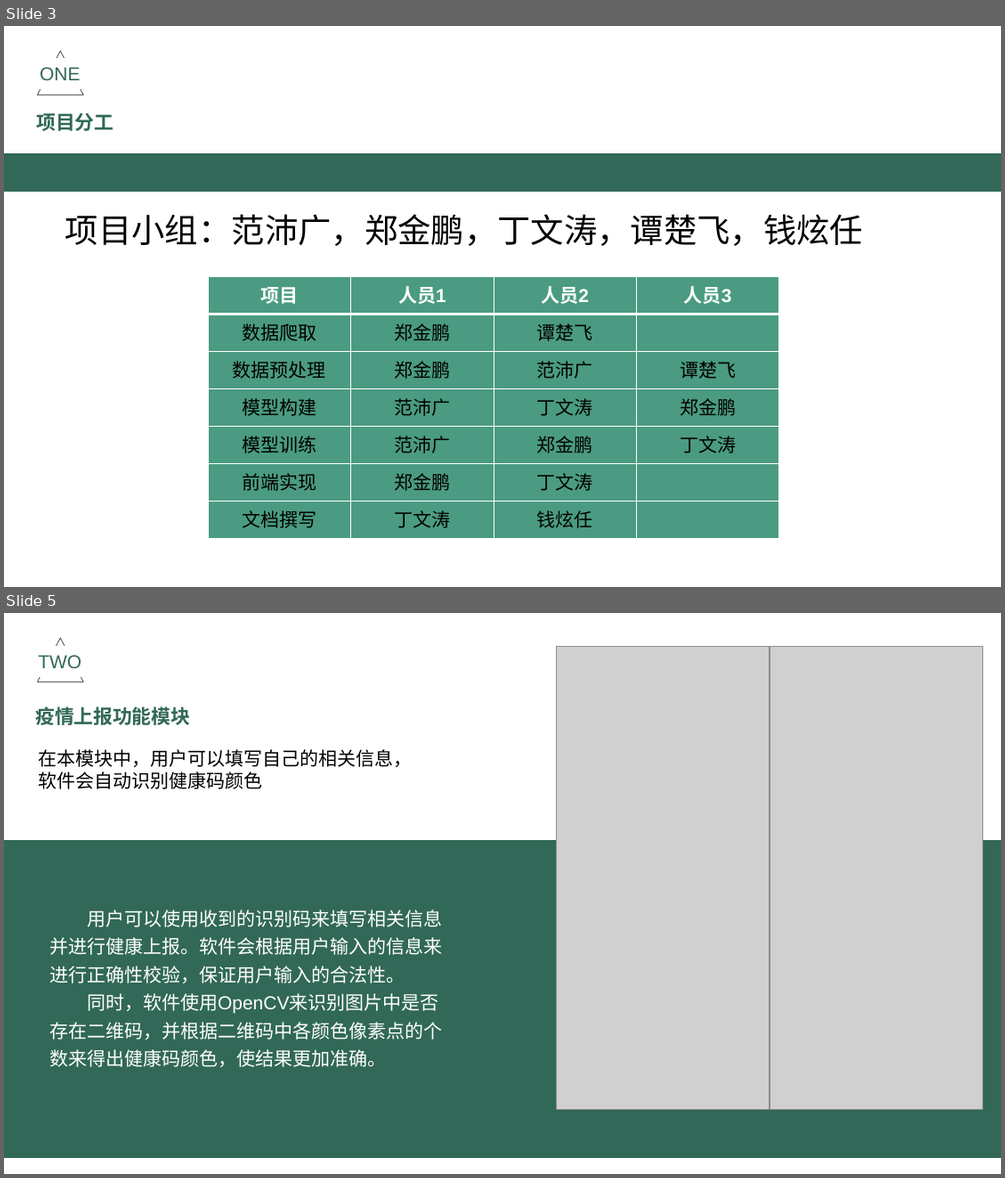
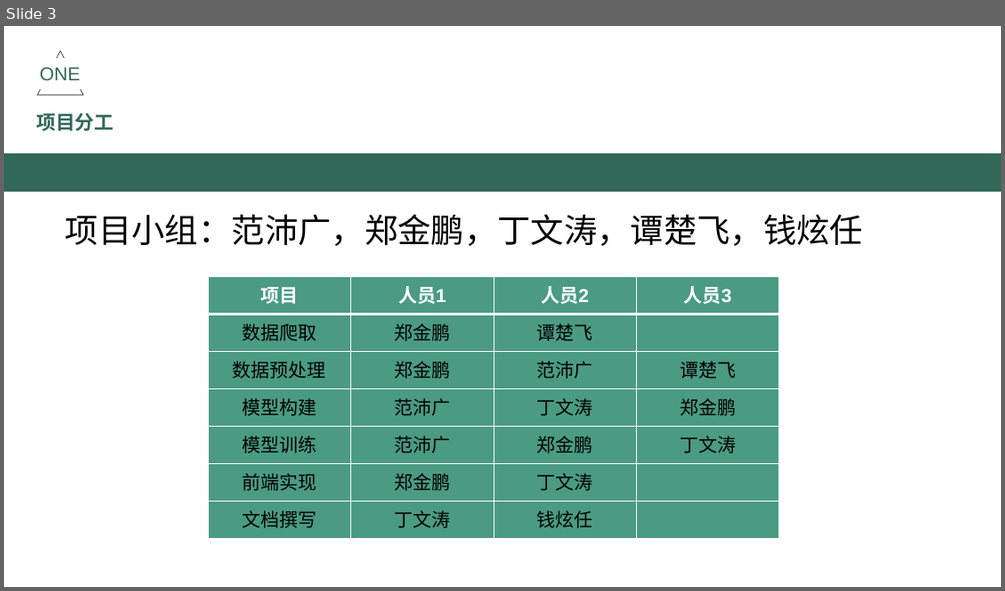
Before and after one commit to zh-jp/flower-recognition, a slide deck: 答辩PPT.pptx. Shown one above the other, each under a label of ours: slides 3 and 5 before the commit, slide 3 after it; the slides between them are not shown. The pictures are 1005x1178 and 1005x591 pixels, drawn with LibreOffice and Linux fonts; fonts in the diff are those of the drawing; grey boxes stand for pictures. Boxes give left, top, right and bottom in pixels: in the first picture for what was removed or moved away, otherwise in the second. Text is boxed around its words. In the diff, an @@ line names an element or a change of style, - is before the commit and + after.

```diff
--- a/答辩PPT.pptx
+++ b/答辩PPT.pptx
@@ slide 5 removed at [4, 613, 1001, 1174], background #FFFFFF @@
@@ triangle removed at [38, 638, 83, 682] @@
@@ rectangle removed at [31, 647, 90, 676] @@
-TWO
@@ picture removed at [556, 647, 769, 1110] @@
@@ picture removed at [769, 647, 984, 1110] @@
@@ text removed at [35, 706, 190, 725] @@
-疫情上报功能模块
@@ text removed at [38, 749, 412, 789] @@
-在本模块中，用户可以填写自己的相关信息，
-软件会自动识别健康码颜色
@@ rectangle removed at [4, 840, 1001, 1157] @@
@@ text removed at [49, 909, 442, 1067] @@
-用户可以使用收到的识别码来填写相关信息并进行健康上报。软件会根据用户输入的信息来进行正确性校验，保证用户输入的合法性。
-同时，软件使用OpenCV来识别图片中是否存在二维码，并根据二维码中各颜色像素点的个数来得出健康码颜色，使结果更加准确。
```
Also in this commit, not shown: 2 slides changed, 5 slides added, 1 other slide removed, 2 other files.
